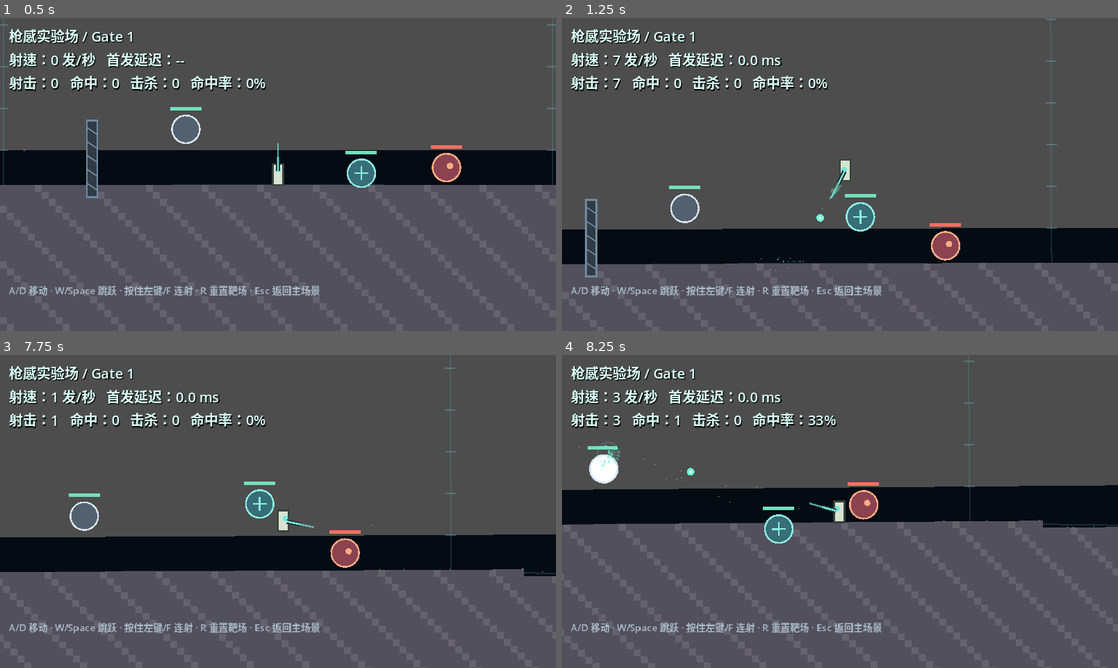
Above: before the commit, frames 1-4 (two rows, left to right).
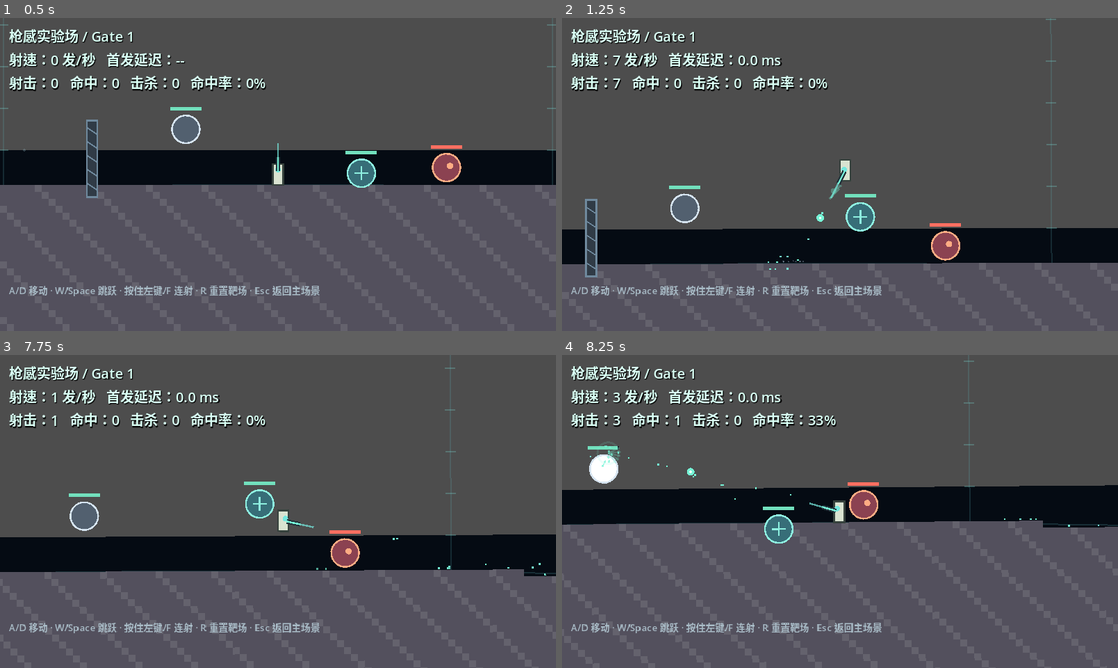
Above: after the commit, the same moments.

Repository: Andrew05213/starfall-embers
Game: Godot game, scene res://scenes/combat_lab.tscn
Two runs of this game, one before a commit and one after it. Both use one fixed random seed, a clock stepped at 60 frames per second and the inputs below.
Inputs (mouse positions are in pixels of both pictures, inside the frame that each line leads up to):
- Up to frame 1 (0.5 s): no input
- Up to frame 2 (1.25 s): tap Enter at 0.5 s; move the mouse to (812, 237) at 0.52 s; press the mouse at (812, 237) at 0.53 s; hold D (move_right) from 0.53 s (still down); tap Space (jump) at 0.77 s
- Up to frame 3 (7.75 s): move the mouse to (444, 558) at 1.27 s; release the mouse at (444, 558) at 1.28 s; tap R at 1.35, 6.6 s; tap Space (jump) at 1.52, 3.02, 3.77, 4.52, 6.02, 6.77, 7.52 s; move the mouse to (111, 464) at 2.02 s; release D (move_right) at 2.03 s; hold Shift 2.03-2.78 s; hold A (move_left) 2.03-4.28 s; move the mouse to (305, 511) at 2.77 s; tap F at 2.85 s; click (305, 511) at 2.92 s; move the mouse to (194, 433) at 3.52 s; tap 1 at 3.6 s; move the mouse to (400, 495) at 4.27 s; hold D (move_right) from 4.28 s (still down); tap 2 at 4.35 s; move the mouse to (166, 527) at 5.02 s; tap 3 at 5.1 s; click (166, 527) at 5.17 s; move the mouse to (333, 442) at 5.77 s; click (333, 442) at 5.85 s; move the mouse to (250, 574) at 6.52 s; move the mouse to (444, 558) at 7.27 s; tap Shift at 7.35 s; click (444, 558) at 7.42 s
- Up to frame 4 (8.25 s): move the mouse to (673, 464) at 8.02 s; release D (move_right) at 8.03 s; hold A (move_left) from 8.03 s (still down); hold F from 8.03 s (still down)

Frame 1 is identical in both runs. In frame 2, less than 0.1% of the frame differs, in the area x 34-47%, y 60-81%; in frame 3, less than 0.1%; in frame 4, less than 0.1%, in the area x 3-97%, y 29-56%.

Commit message:
Reduce ballistic trail simulation cost

Diff:
--- a/game/scripts/combat/ballistic_particle_field.gd
+++ b/game/scripts/combat/ballistic_particle_field.gd
@@ -6,8 +6,8 @@
 ## gameplay objects, so sparks curve toward the asteroid instead of behaving
 ## like screen-space decoration.
 
-const MAX_PARTICLES := 4096
-const TRAIL_PARTICLES_PER_STEP := 4
+const MAX_PARTICLES := 1024
+const TRAIL_PARTICLES_PER_STEP := 1
 const MIN_LIFETIME := 0.08
 const TRAIL_LONGITUDINAL_MIN_RATIO := 0.10
 const TRAIL_LONGITUDINAL_MAX_RATIO := 0.195
@@ -15,9 +15,9 @@
 const TRAIL_SPEED_CAP_RATIO := 0.20
 const TRAIL_LIFETIME := 2.0
 const TRAIL_FADE_DURATION := 0.2
-const TRAIL_VISUAL_SIZE := 0.2
-const TRAIL_VISUAL_GRID := 0.2
-const COLLISION_SAMPLE_STEP := 0.5
+const TRAIL_VISUAL_SIZE := 1.0
+const TRAIL_VISUAL_GRID := 1.0
+const COLLISION_SAMPLE_STEP := 1.0
 const COLLISION_NORMAL_PROBE := 2.0
 const MAX_BOUNCES := 2
 const NORMAL_RESTITUTION := 0.25
--- a/game/tests/combat_core_smoke.gd
+++ b/game/tests/combat_core_smoke.gd
@@ -364,28 +364,31 @@
 		_cleanup_nodes([particles, world])
 		return _fail_bool("trail did not emit the expected per-step particle count")
 	var first_trail_velocity := Vector2.ZERO
-	var has_velocity_variation := false
 	for index in range(particles.get_particle_count()):
 		var trail_particle := particles.get_particle_snapshot(index)
 		var trail_velocity := trail_particle["velocity"] as Vector2
 		if index == 0:
 			first_trail_velocity = trail_velocity
-		elif trail_velocity.distance_to(first_trail_velocity) > 0.1:
-			has_velocity_variation = true
 		if trail_velocity.length() > PROFILE_RESOURCE.projectile_speed * 0.20 + EPSILON:
 			_cleanup_nodes([particles, world])
 			return _fail_bool("trail particle exceeded the one-fifth projectile-speed cap")
 		if absf(float(trail_particle["lifetime"]) - 2.0) > EPSILON:
 			_cleanup_nodes([particles, world])
 			return _fail_bool("trail particle lifetime is not two seconds")
-		if absf(float(trail_particle["size"]) - 0.2) > EPSILON:
-			_cleanup_nodes([particles, world])
-			return _fail_bool("trail particle is not the requested 0.2 world-pixel size")
-	if not has_velocity_variation:
+		if absf(float(trail_particle["size"]) - 1.0) > EPSILON:
+			_cleanup_nodes([particles, world])
+			return _fail_bool("trail particle is not the requested one world-pixel size")
+	particles.emit_trail(Vector2.ZERO, Vector2.RIGHT * 20.0, Vector2.RIGHT * 1200.0, Color.WHITE)
+	var second_trail_velocity := (
+		particles.get_particle_snapshot(CombatBallisticParticleField.TRAIL_PARTICLES_PER_STEP)["velocity"]
+		as Vector2
+	)
+	if second_trail_velocity.distance_to(first_trail_velocity) <= 0.1:
 		_cleanup_nodes([particles, world])
 		return _fail_bool("trail particles did not receive varied initial velocities")
+	var expected_trail_count := CombatBallisticParticleField.TRAIL_PARTICLES_PER_STEP * 2
 	particles.simulate_step(1.79)
-	if particles.get_particle_count() != CombatBallisticParticleField.TRAIL_PARTICLES_PER_STEP:
+	if particles.get_particle_count() != expected_trail_count:
 		_cleanup_nodes([particles, world])
 		return _fail_bool("two-second trail particles were reclaimed before the fade window")
 	for index in range(particles.get_particle_count()):
@@ -394,11 +397,11 @@
 			return _fail_bool("trail brightness changed before 1.8 seconds")
 		var visual_position := particles.get_particle_visual_position(index)
 		if (
-			absf(visual_position.x / 0.2 - roundf(visual_position.x / 0.2)) > EPSILON
-			or absf(visual_position.y / 0.2 - roundf(visual_position.y / 0.2)) > EPSILON
+			absf(visual_position.x - roundf(visual_position.x)) > EPSILON
+			or absf(visual_position.y - roundf(visual_position.y)) > EPSILON
 		):
 			_cleanup_nodes([particles, world])
-			return _fail_bool("trail draw position is not aligned to the 0.2 world-pixel grid")
+			return _fail_bool("trail draw position is not aligned to the one world-pixel grid")
 	particles.simulate_step(0.10)
 	var fade_alpha := particles.get_particle_visual_alpha(0)
 	if fade_alpha < 0.54 or fade_alpha > 0.56:
@@ -507,7 +510,7 @@
 		if (particle["velocity"] as Vector2).length_squared() > EPSILON:
 			_cleanup_nodes([particles, world])
 			return _fail_bool("settled trail particle retained velocity")
-		if float(particle.get("collision_radius", 0.0)) < 0.2 - EPSILON:
+		if float(particle.get("collision_radius", 0.0)) < 1.0 - EPSILON:
 			_cleanup_nodes([particles, world])
 			return _fail_bool("trail particle collision volume is smaller than its visual size")
 	_cleanup_nodes([particles, world])
Not shown, changed: README.md
